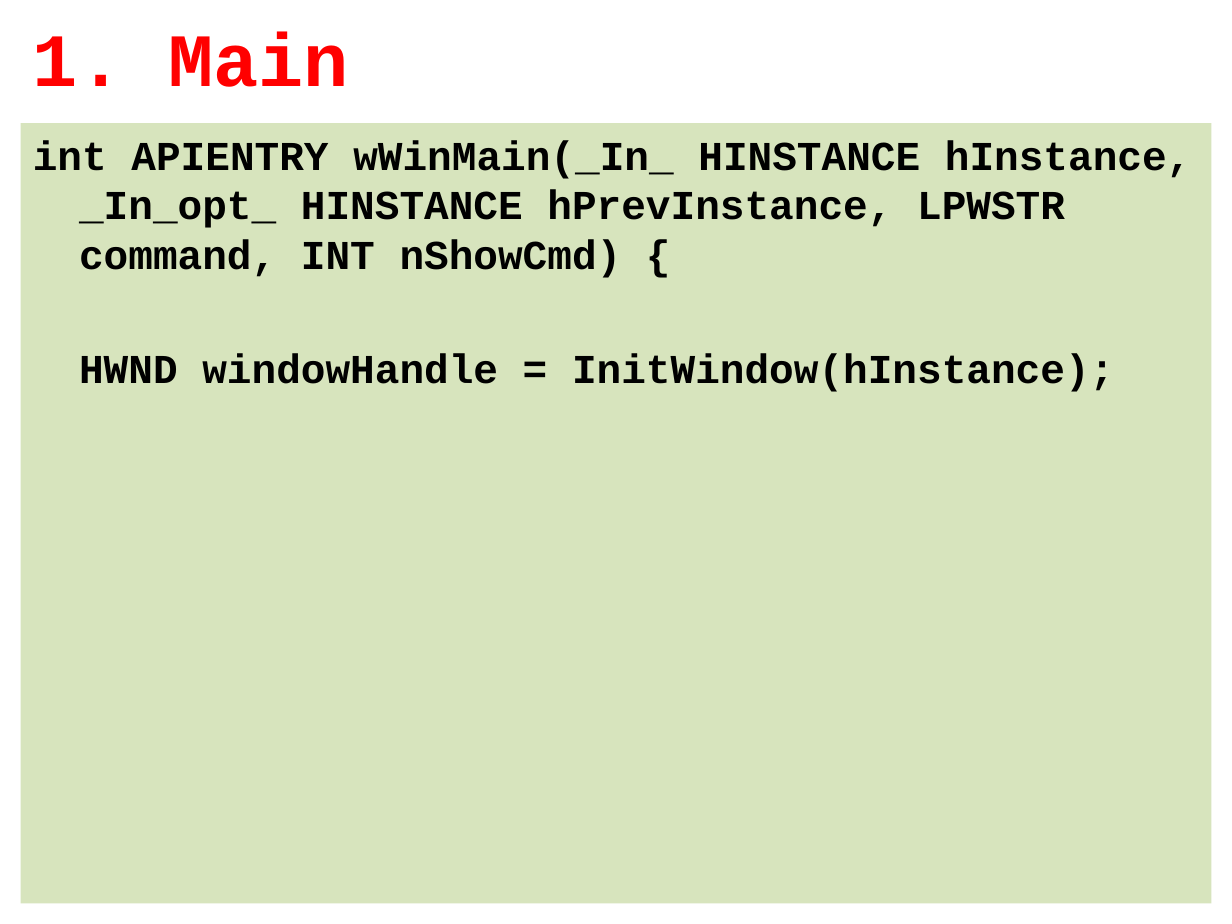
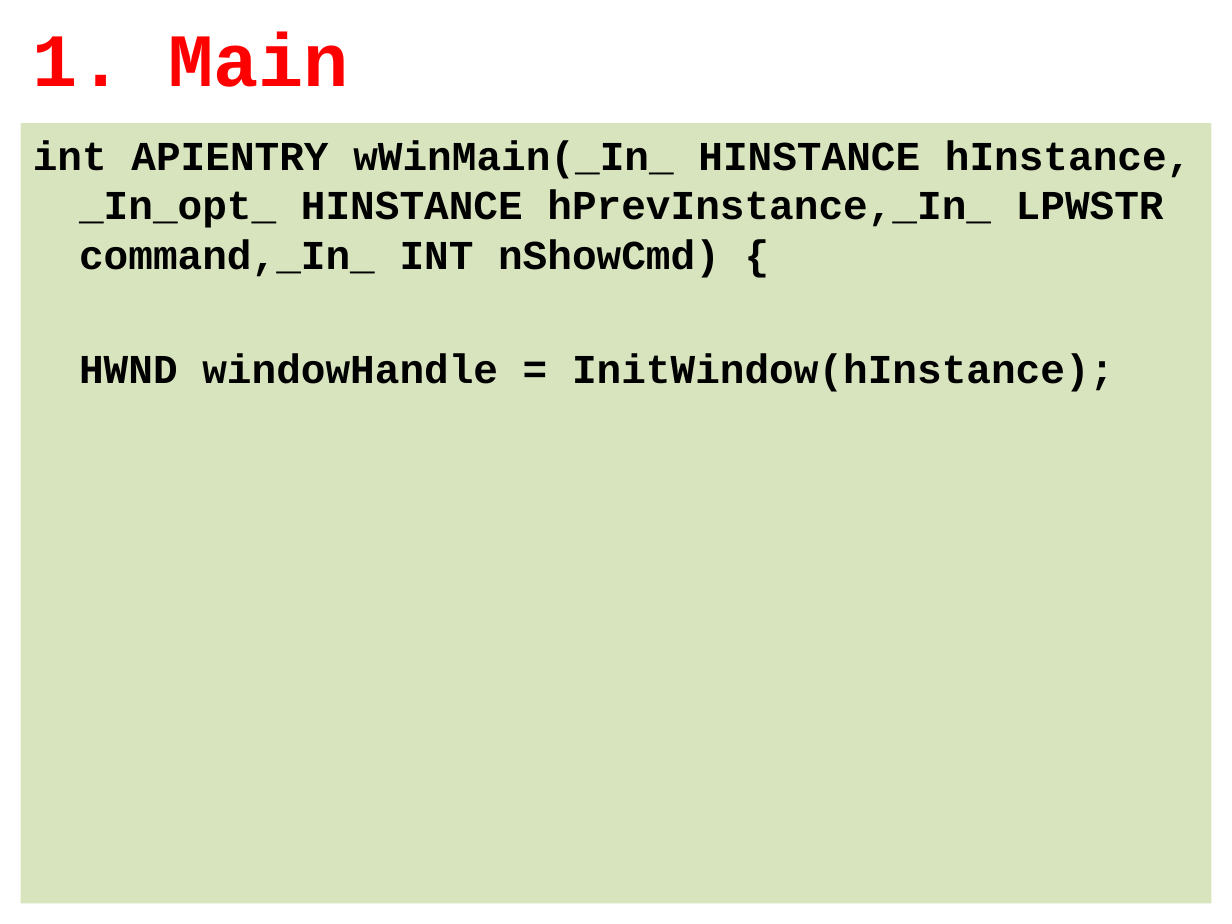
Before and after one commit to tyekx/dx12, a slide deck: slide 12 of Slides/gg000-HelloTriangle.pptx (slide 13 before the commit). Drawn at 1232x924 pixels with LibreOffice and Linux fonts; fonts in the diff are those of the drawing; background and template pictures are left out. Boxes give left, top, right and bottom in pixels: in the first picture for what was removed or moved away, otherwise in the second. Text is boxed around its words. In the diff, an @@ line names an element or a change of style, - is before the commit and + after.

```diff
--- a/Slides/gg000-HelloTriangle.pptx
+++ b/Slides/gg000-HelloTriangle.pptx
@@ text at (33, 140, 1191, 278): text changed @@
-int APIENTRY wWinMain(_In_ HINSTANCE hInstance, _In_opt_ HINSTANCE hPrevInstance, LPWSTR command, INT nShowCmd) {
+int APIENTRY wWinMain(_In_ HINSTANCE hInstance, _In_opt_ HINSTANCE hPrevInstance,_In_ LPWSTR command,_In_ INT nShowCmd) {
```
Also in this commit, not shown: 1 other slide changed, 1 slide removed.
